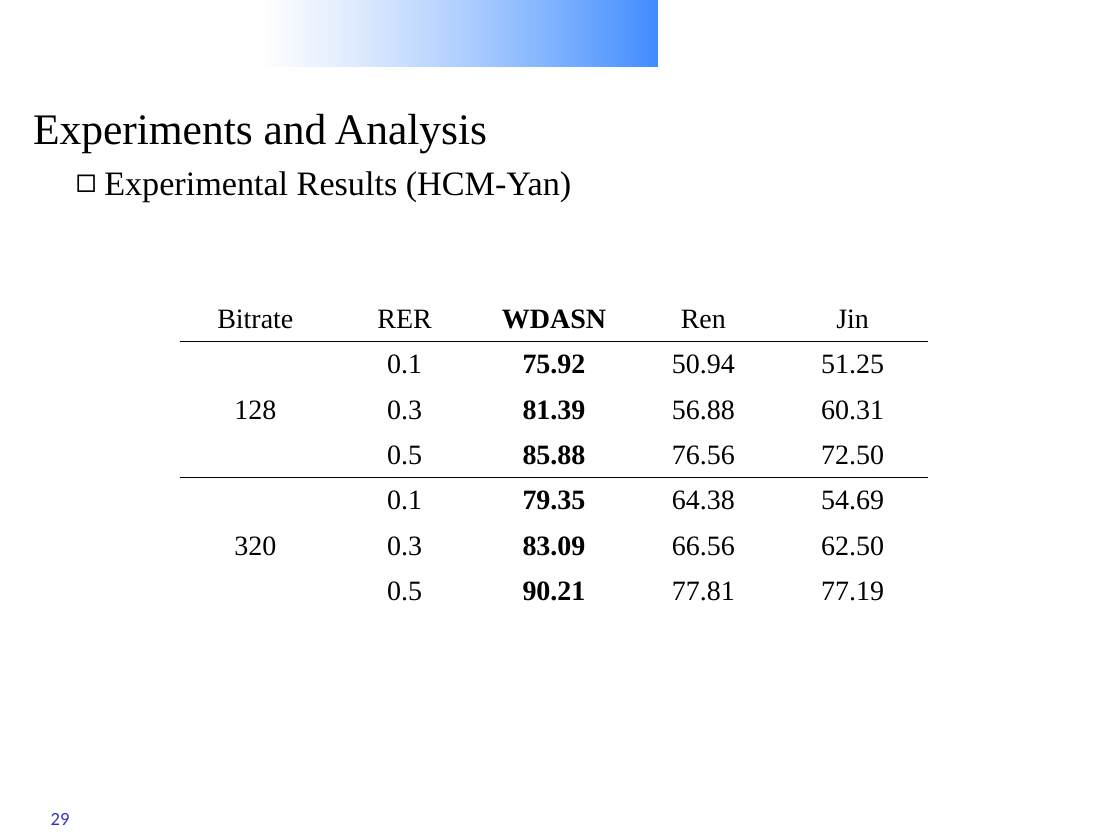
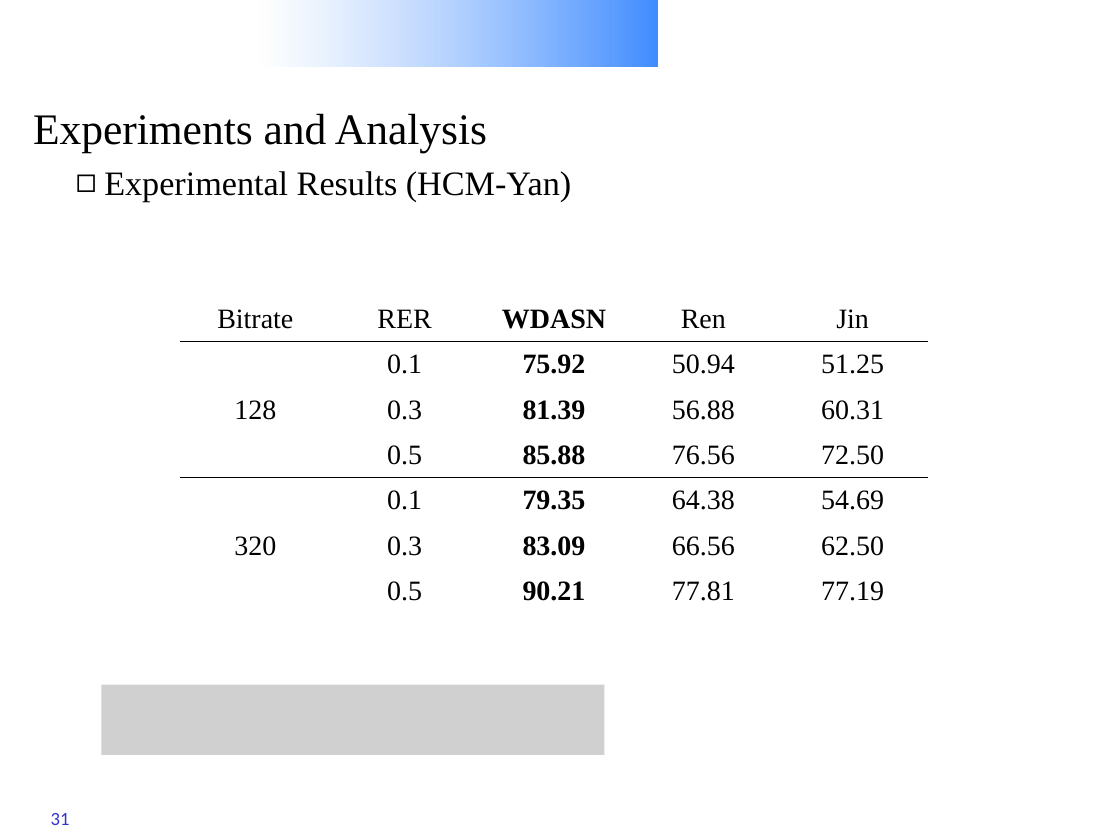
Before and after one commit to Charleswyt/tf_audio_steganalysis, a slide deck: slide 31 of CNN-based Steganalysis of MP3 Steganography in the Entropy Code Domain.pptx (slide 29 before the commit). Drawn at 1120x840 pixels with LibreOffice and Linux fonts; fonts in the diff are those of the drawing; grey boxes stand for pictures; background and template pictures are left out. Boxes give left, top, right and bottom in pixels: in the first picture for what was removed or moved away, otherwise in the second. Text is boxed around its words. In the diff, an @@ line names an element or a change of style, - is before the commit and + after.

```diff
--- a/CNN-based Steganalysis of MP3 Steganography in the Entropy Code Domain.pptx
+++ b/CNN-based Steganalysis of MP3 Steganography in the Entropy Code Domain.pptx
@@ picture added at [102,684,605,755] @@
@@ page number at [51,813,70,825]: text changed @@
-29
+31
```
Also in this commit, not shown: 5 other slides changed, 2 slides added.
